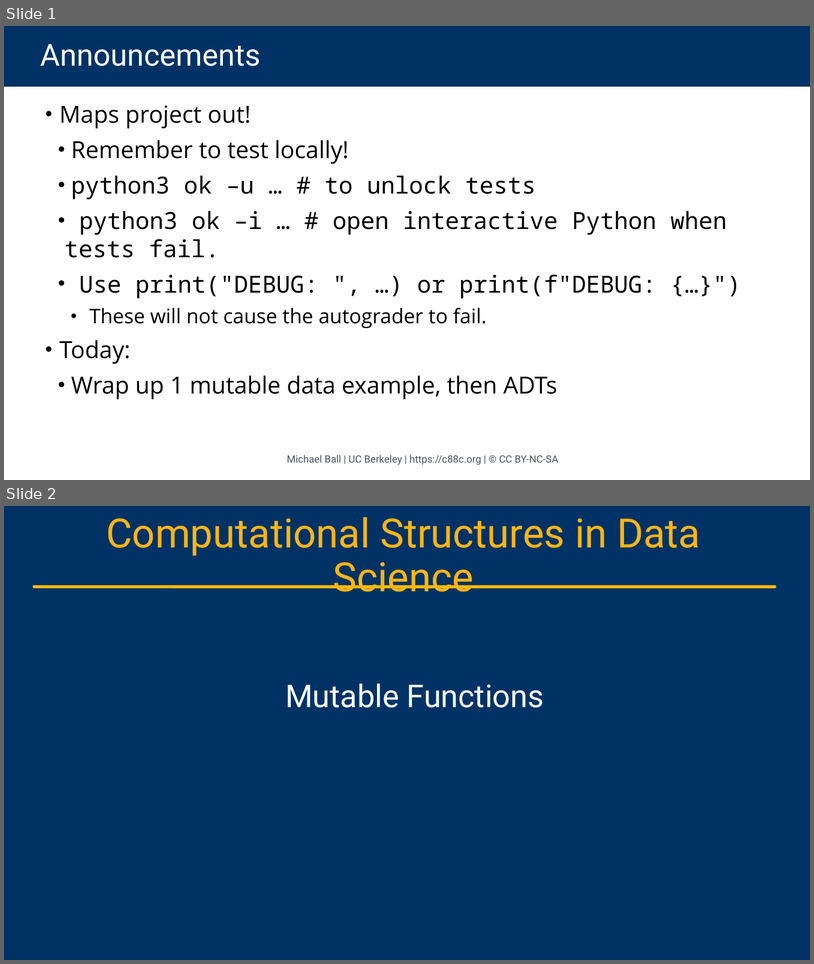
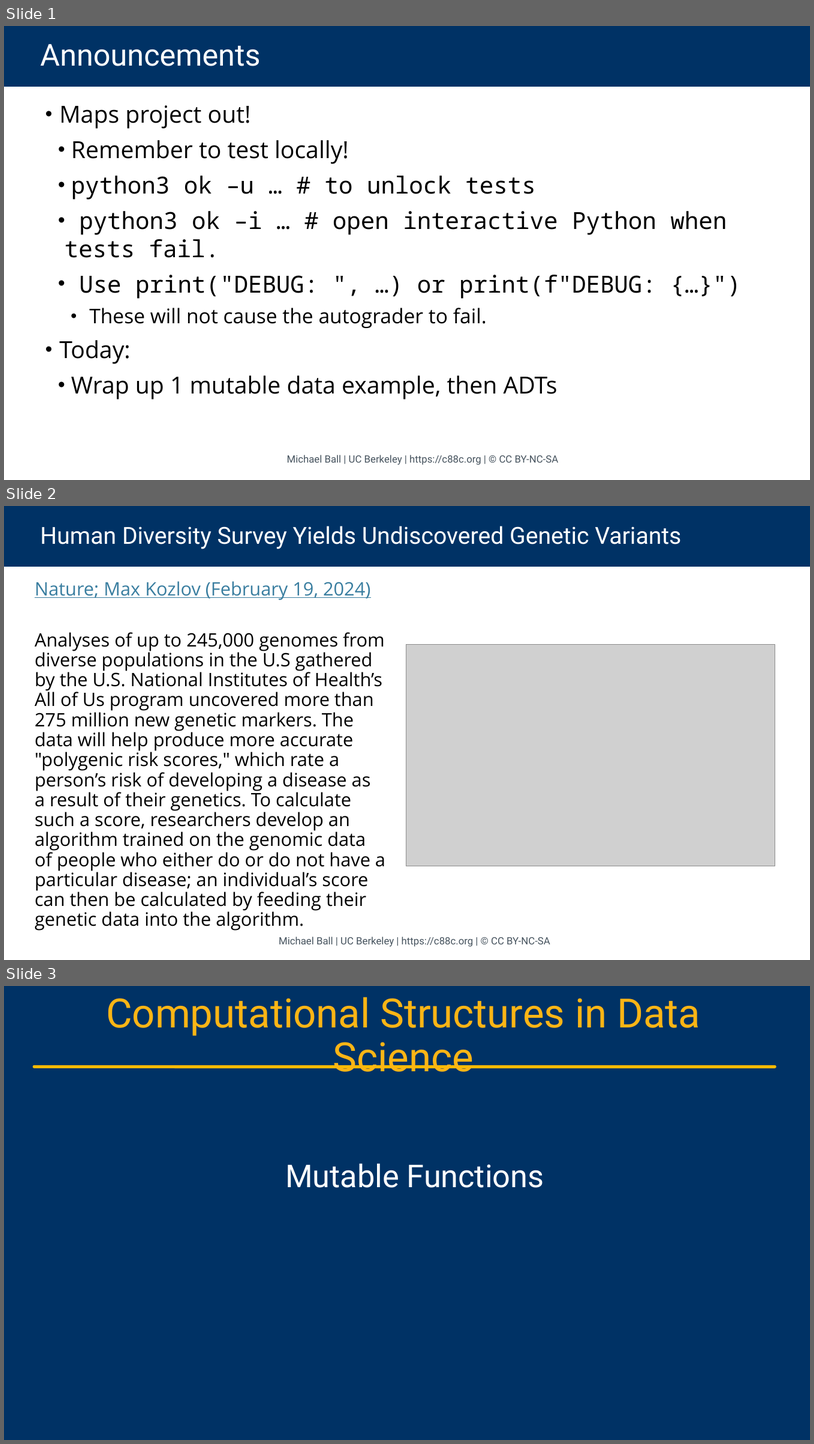
Before and after one commit to cs88-website/sp24, a slide deck: assets/slides/sp24/10-ADTs.pptx. Shown one above the other, each under a label of ours: slides 1 and 2 before the commit, slides 1, 2 and 3 after it. The pictures are 814x964 and 814x1444 pixels, drawn with LibreOffice and Linux fonts; fonts in the diff are those of the drawing; grey boxes stand for pictures; background and template pictures are left out. Boxes give left, top, right and bottom in pixels: in the first picture for what was removed or moved away, otherwise in the second. Text is boxed around its words. In the diff, an @@ line names an element or a change of style, - is before the commit and + after.

```diff
--- a/assets/slides/sp24/10-ADTs.pptx
+++ b/assets/slides/sp24/10-ADTs.pptx
@@ slide 2 added at (4,506,810,960), background #FFFFFF @@
@@ title added at (4,506,810,567), fill #003265, 28 pt, text #FFFFFF @@
+Human Diversity Survey Yields Undiscovered Genetic Variants
@@ text added at (35,581,386,930), 22 pt, text #000000 @@
+Nature; Max Kozlov (February 19, 2024)
+Analyses of up to 245,000 genomes from diverse populations in the U.S gathered by the U.S. National Institutes of Health’s All of Us program uncovered more than 275 million new genetic markers. The data will help produce more accurate "polygenic risk scores," which rate a person’s risk of developing a disease as a result of their genetics. To calculate such a score, researchers develop an algorithm trained on the genomic data of people who either do or do not have a particular disease; an individual’s score can then be calculated by feeding their genetic data into the algorithm.
@@ picture added at (406,645,776,866) @@
@@ text added at (279,936,551,946), 12 pt, text #46535E @@
+Michael Ball | UC Berkeley | https://c88c.org | © CC BY-NC-SA
@@ what was slide 2 is now slide 3 @@
```
Also in this commit, not shown: 22 other files.
